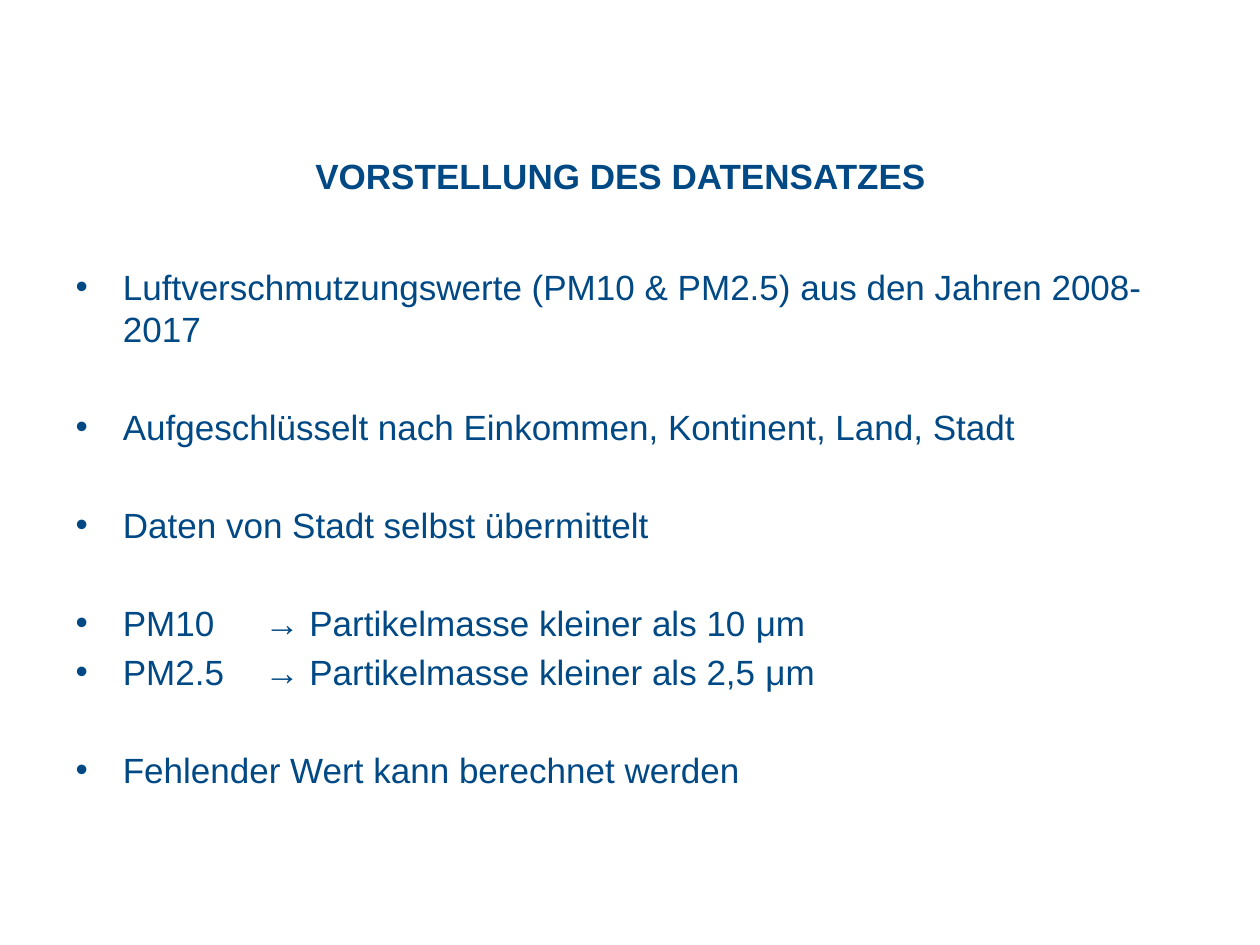
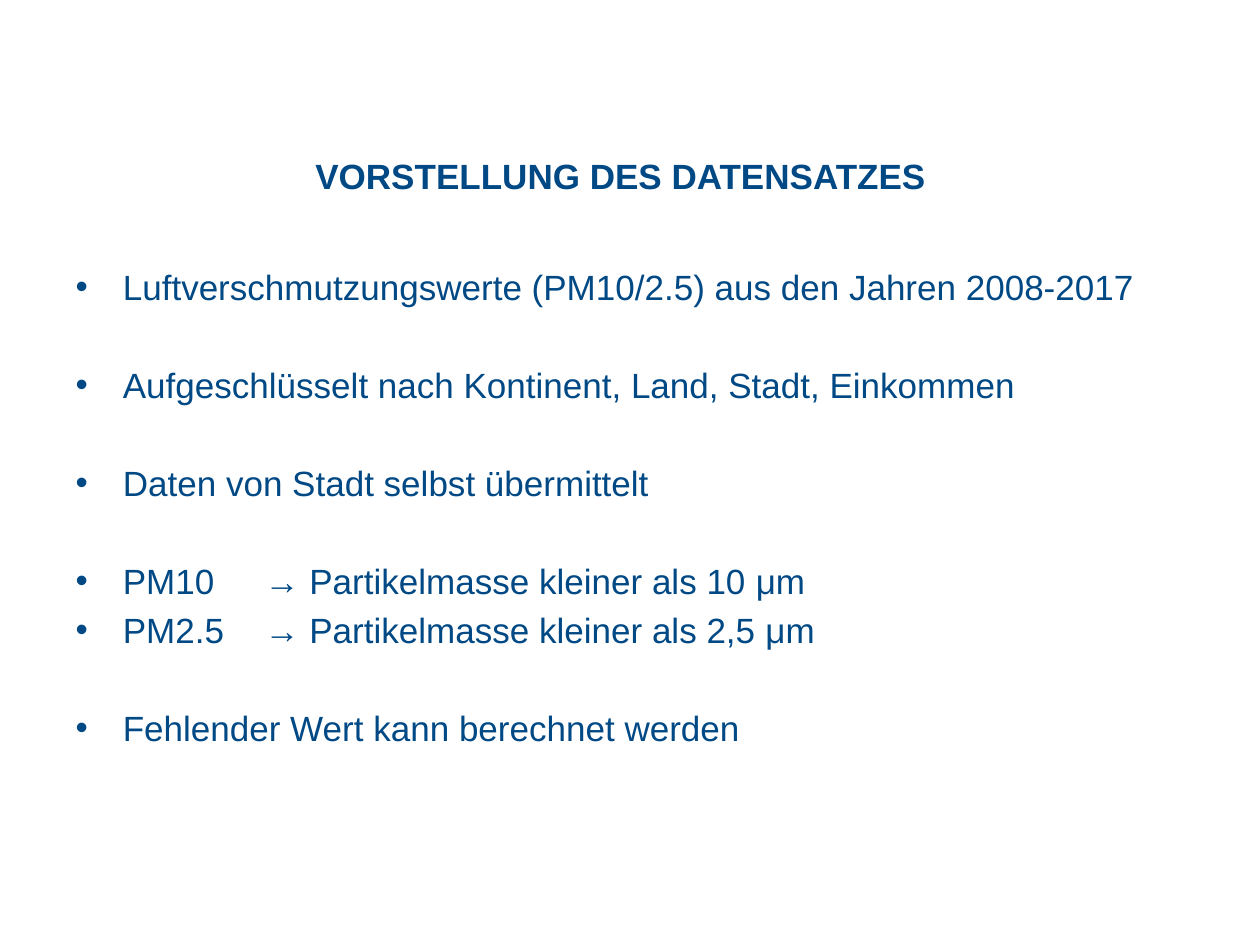
Before and after one commit to Florian-Krax/WDT-PZD-Group-3, a slide deck: slide 2 of Klausur/Klausurprojekt PZD.pptx. Drawn at 1260x945 pixels with LibreOffice and Linux fonts; fonts in the diff are those of the drawing; background and template pictures are left out. Boxes give left, top, right and bottom in pixels: in the first picture for what was removed or moved away, otherwise in the second. Text is boxed around its words. In the diff, an @@ line names an element or a change of style, - is before the commit and + after.

```diff
--- a/Klausur/Klausurprojekt PZD.pptx
+++ b/Klausur/Klausurprojekt PZD.pptx
@@ text at <box>123,274,1133,405</box>: text changed @@
-• Luftverschmutzungswerte (PM10 & PM2.5) aus den Jahren 2008-2017
-• Aufgeschlüsselt nach Einkommen, Kontinent, Land, Stadt
+• Luftverschmutzungswerte (PM10/2.5) aus den Jahren 2008-2017
+• Aufgeschlüsselt nach Kontinent, Land, Stadt, Einkommen
```
Also in this commit, not shown: 1 other slide changed.
